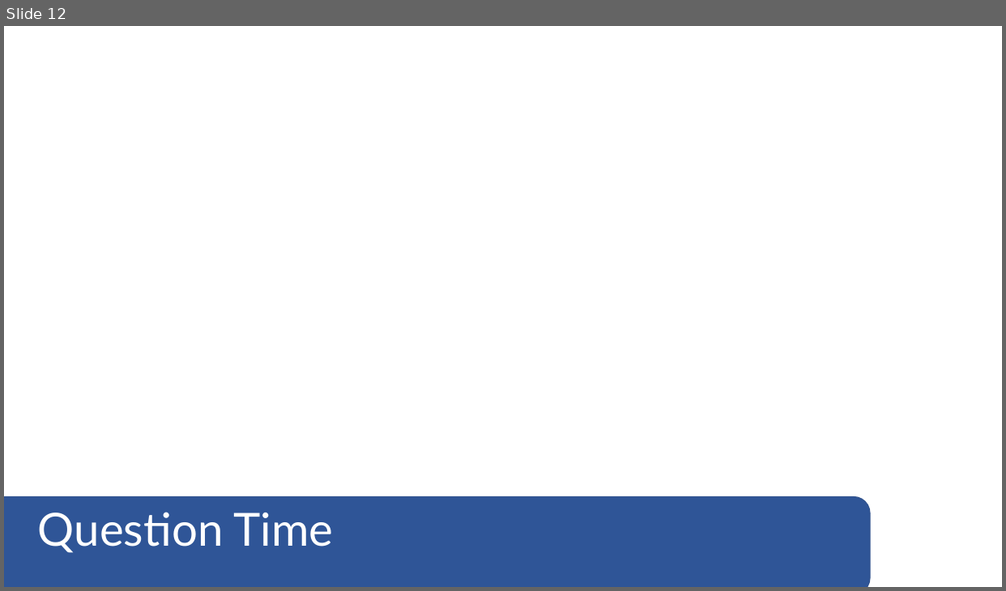
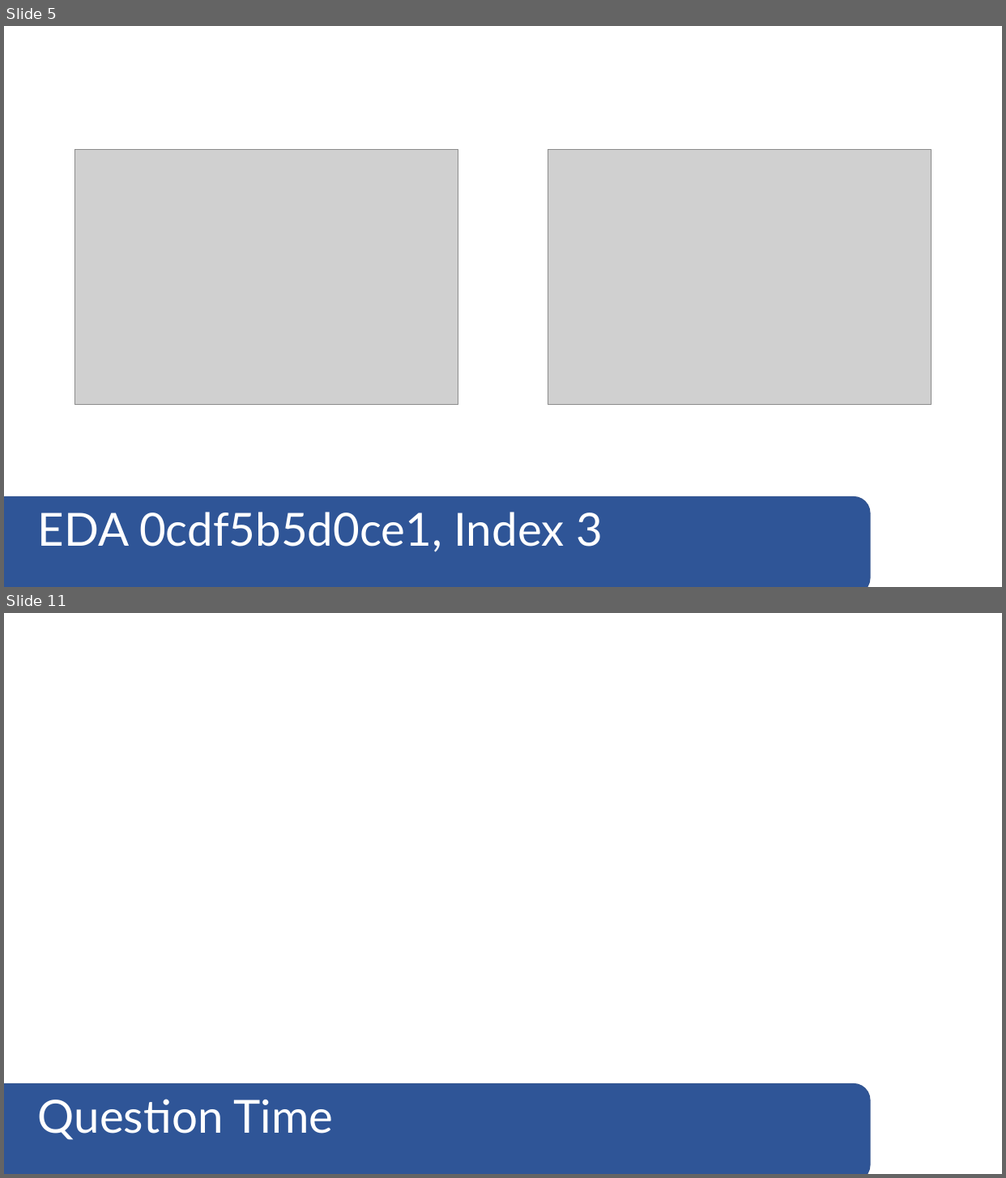
Before and after one commit to bchee1/GA-DSI, a slide deck: carvana-image-masking-challenge/Slides.pptx. Shown one above the other, each under a label of ours: slide 12 before the commit, slides 5 and 11 after it; the slides between them are not shown. The pictures are 1006x591 and 1006x1178 pixels, drawn with LibreOffice and Linux fonts; fonts in the diff are those of the drawing; grey boxes stand for pictures. Boxes give left, top, right and bottom in pixels: in the first picture for what was removed or moved away, otherwise in the second. Text is boxed around its words. In the diff, an @@ line names an element or a change of style, - is before the commit and + after.

```diff
--- a/carvana-image-masking-challenge/Slides.pptx
+++ b/carvana-image-masking-challenge/Slides.pptx
@@ slide 5 added at [4, 26, 1002, 587], background #FFFFFF @@
@@ picture added at [75, 149, 458, 405] @@
@@ picture added at [548, 149, 931, 405] @@
@@ rounded rectangle added at [4, 497, 870, 587], fill #2F5597, outline #325491 1 pt @@
@@ text added at [38, 512, 603, 552], 44 pt, text #FFFFFF @@
+EDA 0cdf5b5d0ce1, Index 3
@@ what was slide 12 is now slide 11 @@
```
Also in this commit, not shown: 2 slides changed, 9 other slides added, 11 slides removed, 2 other files.
